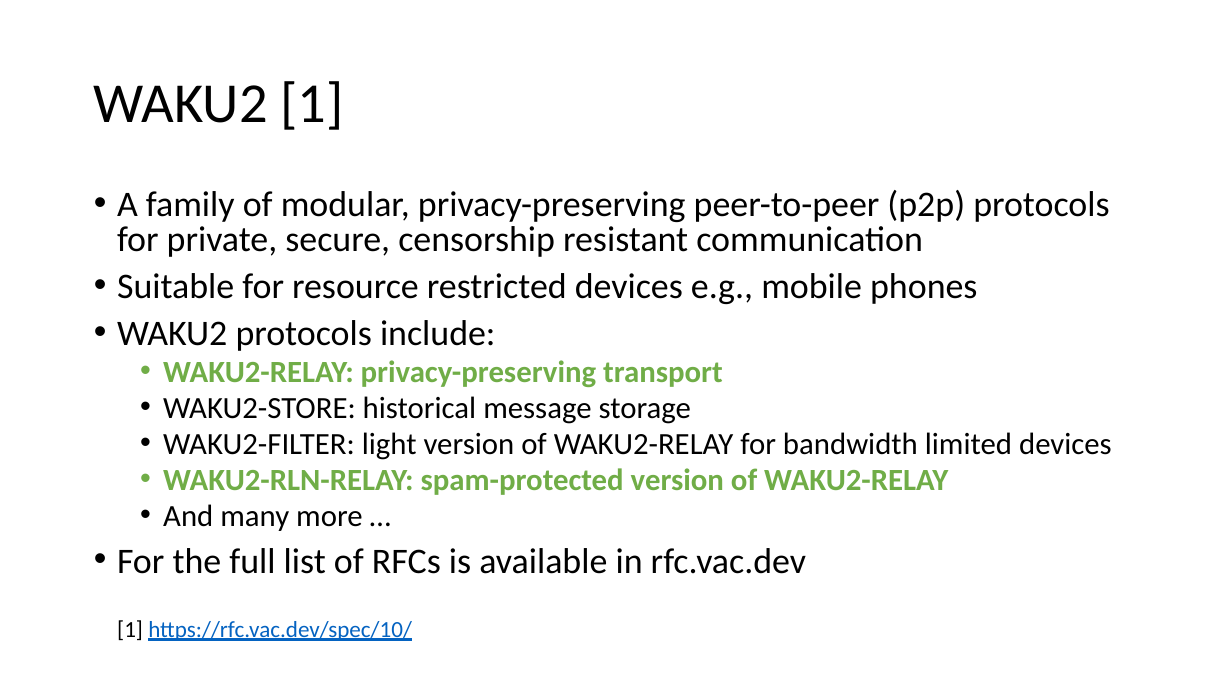
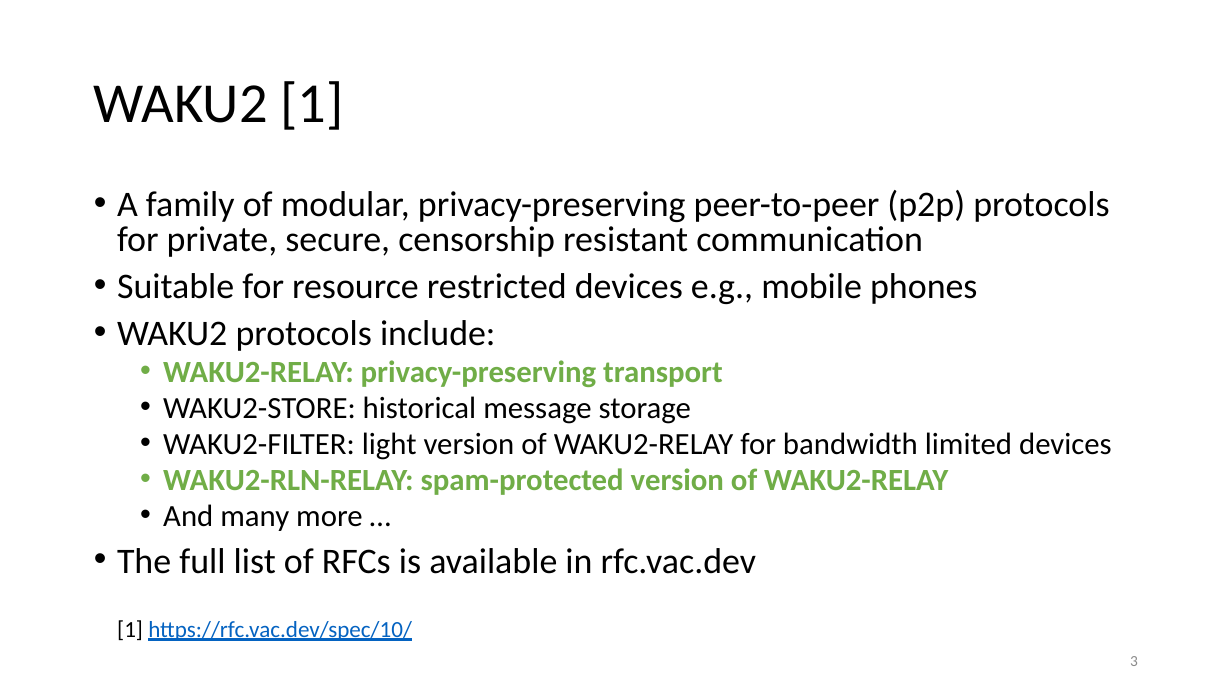
Before and after one commit to vacp2p/research, a slide deck: slide 3 of rln-research/presentations/11-2021-Tokenmics-Waku-rln-relay.pptx. Drawn at 1232x693 pixels with LibreOffice and Linux fonts; fonts in the diff are those of the drawing. Boxes give left, top, right and bottom in pixels: in the first picture for what was removed or moved away, otherwise in the second. Text is boxed around its words. In the diff, an @@ line names an element or a change of style, - is before the commit and + after.

```diff
--- a/rln-research/presentations/11-2021-Tokenmics-Waku-rln-relay.pptx
+++ b/rln-research/presentations/11-2021-Tokenmics-Waku-rln-relay.pptx
@@ text at <box>117,548,756,574</box>: text changed @@
-• For the full list of RFCs is available in rfc.vac.dev
+• The full list of RFCs is available in rfc.vac.dev
@@ page number added at <box>1130,656,1138,666</box>, 12 pt, text #8C8C8C @@
+3
```
Also in this commit, not shown: 44 other slides changed, 1 slide added, 4 slides removed.
